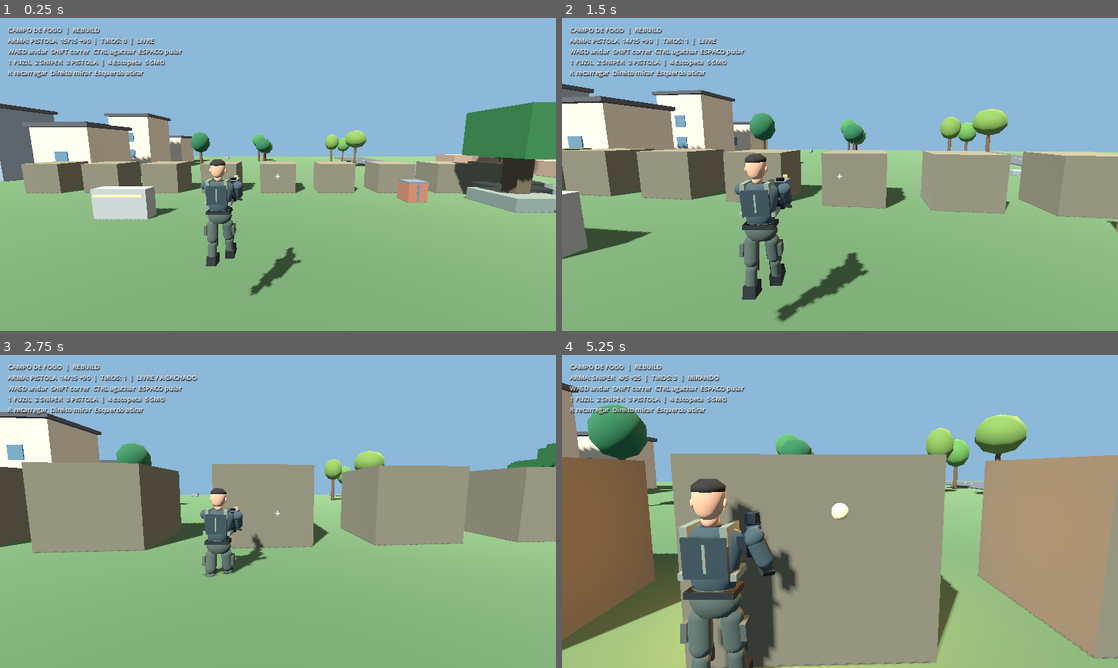
Above: before the commit, frames 1-4 (two rows, left to right).
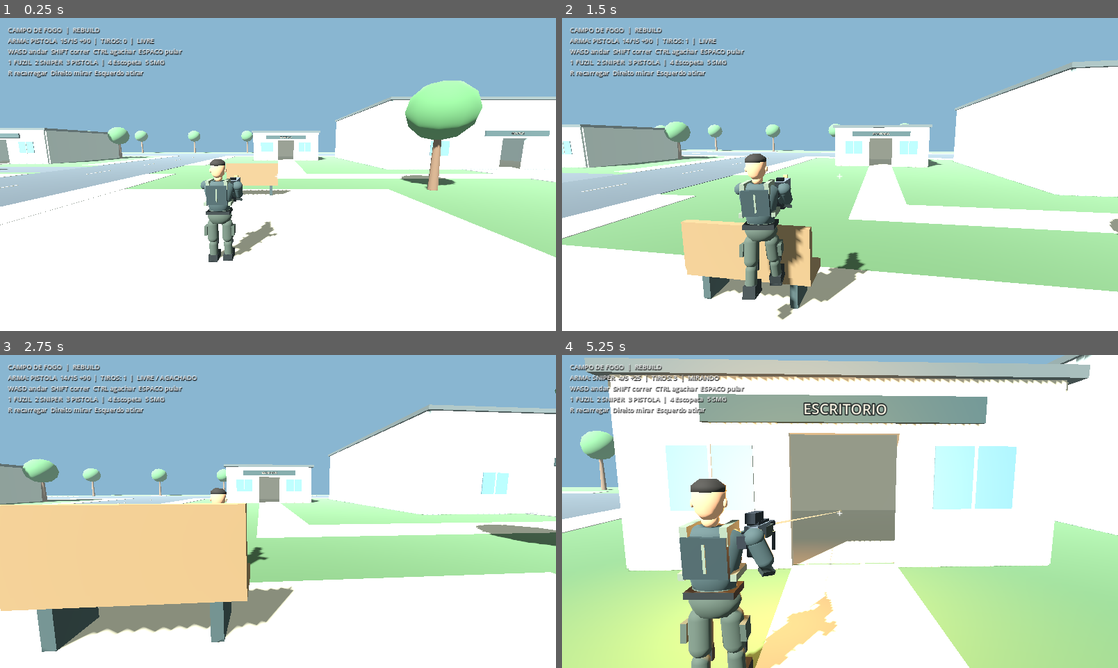
Above: after the commit, the same moments.

Repository: jaime66fla-crypto/gameteste
Game: Godot game, scene res://scenes/main.tscn
The game is run twice, just before and just after one commit, with the same random seed, the same clock (stepped at 60 frames per second) and the same inputs.
Inputs (mouse positions are in pixels of both pictures, inside the frame that each line leads up to):
- Up to frame 1 (0.25 s): no input
- Up to frame 2 (1.5 s): tap Enter at 0.5 s; move the mouse to (867, 174) at 0.52 s; hold Right mouse button (aim) 0.53-1.28 s; hold W (move_forward) from 0.53 s (still down); click (867, 174) at 0.67 s; tap Space (jump) at 0.77, 1.07 s; move the mouse to (812, 174) at 1.27 s; right-click (812, 174) at 1.35 s
- Up to frame 3 (2.75 s): keep holding W (move_forward); tap Space (jump) at 1.52, 1.82 s; move the mouse to (289, 505) at 2.02 s; hold Ctrl (crouch) from 2.03 s (still down); right-click (289, 505) at 2.3 s
- Up to frame 4 (5.25 s): keep holding W (move_forward); move the mouse to (834, 517) at 2.77 s; release Ctrl (crouch) at 2.78 s; click (834, 517) at 2.85 s; tap Space (jump) at 3.02, 3.32, 3.77, 4.07, 4.52, 4.82 s; right-click (834, 517) at 3.05 s; move the mouse to (878, 514) at 3.52 s; hold Shift (sprint) 3.53-4.28 s; right-click (878, 514) at 3.8 s; move the mouse to (795, 508) at 4.27 s; tap 1 at 4.35 s; right-click (795, 508) at 4.55 s; move the mouse to (845, 511) at 5.02 s; hold Right mouse button (aim) from 5.03 s (still down); tap 2 at 5.1 s; click (845, 511) at 5.17 s

The runs differ from the first frame. In frame 1, 68% of the frame differs, in the area x 0-100%, y 20-100%; in frame 2, 71%; in frame 3, 73%; in frame 4, 89%, in the area x 0-100%, y 0-100%.

Commit message:
feat(godot): replace overlapping test blocks with coherent neighborhood map

Diff:
--- a/godot/scripts/main.gd
+++ b/godot/scripts/main.gd
@@ -21,7 +21,7 @@
     player = CharacterBody3D.new()
     player.name = "Jaime"
     player.set_script(PlayerScript)
-    player.position = Vector3(0, 2, -6) # Clear spawn away from central cover
+    player.position = Vector3(12, 0.1, -10) # Clear pedestrian plaza beside the avenues
     add_child(player)
     _build_ui()
 
@@ -51,6 +51,7 @@
 
 func _build_world() -> void:
     var world_environment := WorldEnvironment.new()
+    world_environment.name = "WorldEnvironment"
     var env := Environment.new()
     env.background_mode = Environment.BG_COLOR
     env.background_color = Color(0.55, 0.72, 0.85)
@@ -65,16 +66,6 @@
     sun.shadow_enabled = true
     add_child(sun)
     _block(Vector3(0,-0.5,0), Vector3(120,1,120), Color(0.28,0.39,0.26), true)
-    for i in range(24):
-        var x := float((i * 37) % 98 - 49)
-        var z := float((i * 61) % 98 - 49)
-        if absf(x) < 9 and absf(z) < 9:
-            continue
-        _block(Vector3(x, 0.35, z), Vector3(2.8, 0.7, 2.8), Color(0.38,0.42,0.38), true)
-        _block(Vector3(x, 2.0, z), Vector3(0.75, 2.9, 0.75), Color(0.33,0.29,0.22), false)
-        _block(Vector3(x, 3.9, z), Vector3(3.4, 2.5, 3.4), Color(0.16,0.35,0.19), false)
-    for i in range(9):
-        _block(Vector3(-15 + i * 4, 1, -18), Vector3(2.4, 2, 2.4), Color(0.39,0.37,0.30), true)
 
 func _block(pos: Vector3, size: Vector3, color: Color, solid: bool) -> void:
     var root := StaticBody3D.new() if solid else Node3D.new()
--- a/godot/scripts/world_polish.gd
+++ b/godot/scripts/world_polish.gd
@@ -1,29 +1,48 @@
 extends Node3D
-## Campo de Fogo - visual polish module for the Godot 4 prototype.
-## Deterministic decoration, no external assets, no changes to combat or player physics.
-const SEED_VALUE := 20261114
-var rng := RandomNumberGenerator.new()
+## One authored 120 m neighborhood. Roads, plots and entrances share one layout.
 var mat_cache: Dictionary = {}
 
 func _ready() -> void:
-    rng.seed = SEED_VALUE
     _tune_environment()
-    _roads()
-    _landmarks()
-    _vegetation()
-    _rocks()
-    _cover_details()
+    _streets()
+    _residential()
+    _commercial()
+    _industrial()
+    _parks()
+    _perimeter()
+
+func _mat(hex_color: String) -> StandardMaterial3D:
+    if not mat_cache.has(hex_color):
+        var material := StandardMaterial3D.new()
+        material.albedo_color = Color(hex_color)
+        material.roughness = 0.92
+        mat_cache[hex_color] = material
+    return mat_cache[hex_color]
+
+func _box(pos: Vector3, size: Vector3, color: String, solid: bool = false, parent: Node3D = null) -> Node3D:
+    var body: Node3D = StaticBody3D.new() if solid else Node3D.new()
+    body.position = pos
+    (self if parent == null else parent).add_child(body)
+    var instance := MeshInstance3D.new()
+    var mesh := BoxMesh.new()
+    mesh.size = size
+    instance.mesh = mesh
+    instance.material_override = _mat(color)
+    body.add_child(instance)
+    if solid:
+        var collider := CollisionShape3D.new()
+        var shape := BoxShape3D.new()
+        shape.size = size
+        collider.shape = shape
+        body.add_child(collider)
+    return body
+
+func _surface(center: Vector2, size: Vector2, color: String, top: float = 0.025) -> void:
+    _box(Vector3(center.x, top - 0.01, center.y), Vector3(size.x, 0.02, size.y), color)
 
 func _tune_environment() -> void:
-    var existing := get_parent().get_node_or_null("WorldEnvironment")
-    if existing == null:
-        existing = WorldEnvironment.new()
-        existing.name = "WorldEnvironment"
-        get_parent().add_child(existing)
-    var env: Environment = existing.environment
-    if env == null:
-        env = Environment.new()
-        existing.environment = env
+    var existing := get_parent().get_node("WorldEnvironment") as WorldEnvironment
+    var env := existing.environment
     env.background_mode = Environment.BG_COLOR
     env.background_color = Color("#89b6d1")
     env.ambient_light_source = Environment.AMBIENT_SOURCE_COLOR
@@ -32,147 +51,172 @@
     env.tonemap_mode = Environment.TONE_MAPPER_FILMIC
     env.fog_enabled = true
     env.fog_light_color = Color("#a7bdc1")
-    env.fog_density = 0.008
-    var sun := DirectionalLight3D.new()
-    sun.name = "WarmFillLight"
-    sun.rotation_degrees = Vector3(-32, 132, 0)
-    sun.light_color = Color("#ffe1a9")
-    sun.light_energy = 0.35
-    sun.shadow_enabled = false
-    add_child(sun)
-
-func _mat(hex_color: String, roughness: float = 0.9) -> StandardMaterial3D:
-    if mat_cache.has(hex_color):
-        return mat_cache[hex_color]
-    var mat := StandardMaterial3D.new()
-    mat.albedo_color = Color(hex_color)
-    mat.roughness = roughness
-    mat_cache[hex_color] = mat
-    return mat
-
-func _box(pos: Vector3, size: Vector3, material: Material, solid: bool = false) -> Node3D:
-    var root: Node3D = StaticBody3D.new() if solid else Node3D.new()
-    root.position = pos
-    add_child(root)
+    env.fog_density = 0.004
+
+func _streets() -> void:
+    # Ring and central cross use adjacent tiles, never coplanar overlapping slabs.
+    for x in [-48, 0, 48]:
+        for z in [-48, 0, 48]:
+            _surface(Vector2(x, z), Vector2(8, 8), "#414950")
+    for middle in [-24, 24]:
+        for lane in [-48, 0, 48]:
+            _surface(Vector2(lane, middle), Vector2(8, 40), "#414950")
+            _surface(Vector2(middle, lane), Vector2(40, 8), "#414950")
+    # Frontage streets serve the houses and storefronts on the west side.
+    for z in [-24, 28]:
+        _surface(Vector2(-24, z), Vector2(40, 4), "#495057")
+    for lane in [-48, 0, 48]:
+        for side in [-1, 1]:
+            for middle in [-24, 24]:
+                # Sidewalk strips stop at crossings and local-street mouths.
+                for interval in [[-44.0, -27.0], [-21.0, -4.0], [4.0, 25.0], [31.0, 44.0]]:
+                    if middle == -24 and float(interval[0]) > 0 or middle == 24 and float(interval[0]) < 0:
+                        continue
+                    var start: float = interval[0]
+                    var finish: float = interval[1]
+                    _surface(Vector2(lane + side * 5.0, (start + finish) * 0.5), Vector2(2, finish - start), "#a9aaa1", 0.04)
+                _surface(Vector2(middle, lane + side * 5.0), Vector2(40, 2), "#a9aaa1", 0.04)
+        for along in range(-40, 41, 6):
+            if abs(along) < 7:
+                continue
+            _surface(Vector2(lane, along), Vector2(0.12, 2.2), "#dbcb96", 0.032)
+            _surface(Vector2(along, lane), Vector2(2.2, 0.12), "#dbcb96", 0.032)
+    for offset in range(-3, 4):
+        for side in [-1.0, 1.0]:
+            _surface(Vector2(offset, side * 7), Vector2(0.55, 2), "#dfdfd4", 0.034)
+            _surface(Vector2(side * 7, offset), Vector2(2, 0.55), "#dfdfd4", 0.034)
+
+func _building(title: String, center: Vector2, size: Vector2, height: float, color: String) -> Node3D:
+    var building := Node3D.new()
+    building.name = title.replace(" ", "_")
+    building.position = Vector3(center.x, 0, center.y)
+    add_child(building)
+    building.add_to_group("map_building")
+    building.set_meta("entrance", Vector3(center.x, 0, center.y + size.y * 0.5))
+    var width := size.x
+    var depth := size.y
+    _box(Vector3(0, height * 0.5, -depth * 0.5), Vector3(width, height, 0.25), color, true, building)
+    for side in [-1.0, 1.0]:
+        _box(Vector3(side * width * 0.5, height * 0.5, 0), Vector3(0.25, height, depth), color, true, building)
+        _box(Vector3(side * (width + 2) * 0.25, height * 0.5, depth * 0.5), Vector3((width - 2) * 0.5, height, 0.25), color, true, building)
+        _box(Vector3(side * width * 0.30, 1.7, depth * 0.5 + 0.14), Vector3(1.5, 1.15, 0.035), "#587985", false, building)
+        _box(Vector3(side * width * 0.30, 1.7, depth * 0.5 + 0.17), Vector3(0.055, 1.2, 0.025), "#d4d0bd", false, building)
+    _box(Vector3(0, (height + 2.5) * 0.5, depth * 0.5), Vector3(2, height - 2.5, 0.25), color, true, building)
+    _box(Vector3(0, height + 0.06, 0), Vector3(width + 0.55, 0.22, depth + 0.55), "#535b5b", true, building)
+    _box(Vector3(0, 0.005, 0), Vector3(width - 0.3, 0.02, depth - 0.3), "#a49e8c", false, building)
+    # Sign is fixed to the lintel, with the doorway open underneath.
+    _box(Vector3(0, 2.9, depth * 0.5 + 0.18), Vector3(minf(width - 1, 5), 0.45, 0.12), "#344747", false, building)
+    var label := Label3D.new()
+    label.text = title
+    label.font_size = 42
+    label.pixel_size = 0.006
+    label.position = Vector3(0, 2.9, depth * 0.5 + 0.25)
+    label.modulate = Color("#eee5c7")
+    building.add_child(label)
+    return building
+
+func _residential() -> void:
+    var colors := ["#c7b596", "#acb6af", "#cabd9f", "#a2acb4"]
+    var index := 0
+    for z in [-34, -16]:
+        for x in [-34, -16]:
+            _building("CASA %02d" % (index + 1), Vector2(x, z), Vector2(10, 10), 3.5, colors[index])
+            var front: float = z + 5.0
+            var end := -26.0 if z == -34 else -6.0
+            _surface(Vector2(x, (front + end) * 0.5), Vector2(2, end - front), "#bcb8a5", 0.035)
+            index += 1
+    for x in [-40, -10]:
+        _tree(Vector2(x, -38), 2.8)
+        _tree(Vector2(x, -12), 2.7)
+
+func _commercial() -> void:
+    _building("MERCADO", Vector2(-34, 16), Vector2(12, 10), 3.8, "#c5bba3")
+    _building("OFICINA", Vector2(-16, 16), Vector2(10, 10), 3.8, "#9ca9ab")
+    for x in [-34, -16]:
+        _surface(Vector2(x, 23.5), Vector2(4, 5), "#bcb8a5", 0.035)
+    _surface(Vector2(-25, 37), Vector2(30, 10), "#a99f88", 0.03)
+    for x in [-36, -14]:
+        _bench(Vector2(x, 38))
+        _tree(Vector2(x, 42), 2.9)
+    # Workshop stock is in its own interior, not scattered in public streets.
+    _box(Vector3(-19, 0.6, 14), Vector3(1.6, 1.2, 1.3), "#7c6c54", true)
+    _box(Vector3(-13, 0.9, 12), Vector3(1.6, 1.8, 1.1), "#58646a", true)
+
+func _industrial() -> void:
+    _building("GALPAO", Vector2(32, -32), Vector2(20, 16), 5.5, "#9ba8a5")
+    _building("ESCRITORIO", Vector2(14, -38), Vector2(8, 8), 3.5, "#bfb7a3")
+    _surface(Vector2(32, -14), Vector2(8, 20), "#6f7472")
+    _surface(Vector2(14, -27), Vector2(2, 14), "#bcb8a5", 0.035)
+    _surface(Vector2(22, -20), Vector2(18, 2), "#bcb8a5", 0.035)
+    _surface(Vector2(40, -12), Vector2(8, 12), "#6f7472")
+    for z in [-16, -12, -8]:
+        _surface(Vector2(40, z), Vector2(7, 0.10), "#ded8bd", 0.033)
+    for x in [27, 37]:
+        for z in [-36, -32]:
+            _box(Vector3(x, 0.75, z), Vector3(2.2, 1.5, 2), "#8b765b", true)
+    # Initial plaza has clear pedestrian access to the central avenues.
+    _surface(Vector2(12, -10), Vector2(12, 12), "#b4ae9c", 0.035)
+    _surface(Vector2(5, -10), Vector2(2, 2), "#b4ae9c", 0.035)
+    _bench(Vector2(12, -15))
+    _tree(Vector2(20, -16), 3.0)
+
+func _bench(center: Vector2) -> void:
+    _box(Vector3(center.x, 0.52, center.y), Vector3(2, 0.14, 0.6), "#7e684b", true)
+    _box(Vector3(center.x, 0.94, center.y + 0.26), Vector3(2, 0.75, 0.12), "#7e684b", true)
+    for side in [-1.0, 1.0]:
+        _box(Vector3(center.x + side * 0.72, 0.23, center.y), Vector3(0.12, 0.46, 0.5), "#3b4949")
+
+func _tree(center: Vector2, height: float) -> void:
+    var body := StaticBody3D.new()
+    body.position = Vector3(center.x, 0, center.y)
+    add_child(body)
     var mesh := MeshInstance3D.new()
-    var cube := BoxMesh.new()
-    cube.size = size
-    mesh.mesh = cube
-    mesh.material_override = material
-    root.add_child(mesh)
-    if solid:
-        var collider := CollisionShape3D.new()
-        var shape := BoxShape3D.new()
-        shape.size = size
-        collider.shape = shape
-        root.add_child(collider)
-    return root
-
-func _cylinder(pos: Vector3, radius: float, height: float, material: Material) -> void:
-    var mesh := MeshInstance3D.new()
-    var shape := CylinderMesh.new()
-    shape.top_radius = radius * 0.82
-    shape.bottom_radius = radius
+    var trunk := CylinderMesh.new()
+    trunk.top_radius = 0.12
+    trunk.bottom_radius = 0.20
+    trunk.height = height
+    trunk.radial_segments = 8
+    mesh.mesh = trunk
+    mesh.position.y = height * 0.5
+    mesh.material_override = _mat("#68503c")
+    body.add_child(mesh)
+    var collider := CollisionShape3D.new()
+    var shape := CylinderShape3D.new()
+    shape.radius = 0.2
     shape.height = height
-    shape.radial_segments = 7
-    mesh.mesh = shape
-    mesh.position = pos
-    mesh.material_override = material
-    add_child(mesh)
-
-func _roads() -> void:
-    var asphalt := _mat("#414950")
-    var line := _mat("#dfc58a")
-    # Slight elevation separation avoids z-fighting / stripe artifacts.
-    # Horizontal road ends flush with its crossing; vertical road is a single higher surface.
-    _box(Vector3(0, 0.04, 18), Vector3(110, 0.08, 7), asphalt)
-    _box(Vector3(18, 0.09, 0), Vector3(7, 0.08, 110), asphalt)
-    for i in range(-10, 11):
-        if absf(i * 5.0 - 18.0) > 5.0:
-            _box(Vector3(i * 5.0, 0.10, 18), Vector3(2.1, 0.018, 0.12), line)
-        if absf(i * 5.0 - 18.0) > 5.0:
-            _box(Vector3(18, 0.15, i * 5.0), Vector3(0.12, 0.018, 2.1), line)
-
-func _landmarks() -> void:
-    # A few recognizable zones, leaving the spawn and main crossing unobstructed.
-    var walls := ["#a4a091", "#9e8971", "#79848a", "#bdab92"]
-    for i in range(12):
-        var x := -42.0 + float(i % 4) * 8.0
-        var z := -42.0 + float(i / 4) * 9.0
-        var height := rng.randf_range(3.2, 7.0)
-        _box(Vector3(x, height / 2.0, z), Vector3(5.0, height, 5.2), _mat(walls[i % walls.size()]), true)
-        _box(Vector3(x, height + 0.2, z), Vector3(5.5, 0.3, 5.7), _mat("#4a4a49"))
-        for floor_index in range(1, 3):
-            if height > float(floor_index) * 2.1 + 0.6:
-                _box(Vector3(x, float(floor_index) * 2.1, z + 2.64), Vector3(1.1, 1.15, 0.07), _mat("#526d78"))
-    for i in range(10):
-        var x := 30.0 + float(i % 2) * 6.0
-        var z := -38.0 + float(i / 2) * 7.0
-        _box(Vector3(x, 0.8, z), Vector3(3, 1.6, 4), _mat("#8b745f"), true)
-
-func _vegetation() -> void:
-    var leaves := ["#285c3a", "#3e7140", "#527d3b", "#617c3a"]
-    for i in range(90):
-        var x := rng.randf_range(-53, 53)
-        var z := rng.randf_range(-53, 53)
-        # Prevent planting trees in the roads, the spawn zone and building zones.
-        if absf(z - 18) < 5 or absf(x - 18) < 5:
-            continue
-        if absf(x) < 10 and absf(z) < 10:
-            continue
-        if x < -15 and z < -13:
-            continue
-        if x > 26 and x < 41 and z < 2:
-            continue
-        var height := rng.randf_range(2.1, 3.7)
-        _cylinder(Vector3(x, height * 0.5, z), 0.19, height, _mat("#5f4935"))
-        var foliage := MeshInstance3D.new()
-        var crown := SphereMesh.new()
-        crown.radius = rng.randf_range(1.05, 1.65)
-        crown.height = 2.5
-        crown.radial_segments = 8
-        crown.rings = 4
-        foliage.mesh = crown
-        foliage.material_override = _mat(leaves[i % leaves.size()])
-        foliage.position = Vector3(x, height + 0.55, z)
-        add_child(foliage)
-
-func _rocks() -> void:
-    for i in range(35):
-        var x := rng.randf_range(-54, 54)
-        var z := rng.randf_range(-54, 54)
-        if absf(z - 18) < 5 or absf(x - 18) < 5 or (absf(x) < 9 and absf(z) < 9):
-            continue
-        var scale_factor := rng.randf_range(0.35, 1.15)
-        _box(Vector3(x, scale_factor * 0.25, z), Vector3(scale_factor, scale_factor * 0.5, scale_factor * 0.8), _mat("#777d76"))
-
-func _cover_details() -> void:
-    # Fixed landmarks. Cover is near roads but not across the road corridors.
-    var metal := _mat("#52616a")
-    var rust := _mat("#8a5b43")
-    var trim := _mat("#c3ad72")
-    var concrete := _mat("#898b83")
-    var positions := [
-        Vector3(-9, 0, 10), Vector3(-22, 0, 26),
-        Vector3(9, 0, 29), Vector3(28, 0, 8),
-        Vector3(29, 0, -9), Vector3(-6, 0, -12)
-    ]
-    for i in range(positions.size()):
-        var p: Vector3 = positions[i]
-        var body := _box(p + Vector3(0, 0.68, 0), Vector3(2.4, 1.36, 0.7), concrete, true)
-        body.name = "ConcreteCover_%02d" % i
-        # Yellow strip is deliberately offset from the wall face.
-        _box(p + Vector3(0, 1.08, 0.38), Vector3(2.15, 0.12, 0.045), trim)
-    var crates := [
-        Vector3(-13, 0, 28), Vector3(9, 0, -15),
-        Vector3(29, 0, 32), Vector3(43, 0, 5)
-    ]
-    for i in range(crates.size()):
-        var p: Vector3 = crates[i]
-        _box(p + Vector3(0, 0.56, 0), Vector3(1.1, 1.12, 1.1), rust, true)
-        _box(p + Vector3(0, 1.14, 0), Vector3(1.16, 0.08, 1.16), metal)
-        for side in [-1.0, 1.0]:
-            _box(p + Vector3(0, 0.56, side * 0.577), Vector3(0.12, 0.92, 0.035), metal)
-    # Landmark signs improve wayfinding without lights or transparent materials.
-    _box(Vector3(-35, 6.2, -12), Vector3(4.8, 0.65, 0.12), metal)
-    _box(Vector3(-35, 6.2, -11.91), Vector3(3.9, 0.10, 0.025), trim)
+    collider.shape = shape
+    collider.position.y = height * 0.5
+    body.add_child(collider)
+    var crown := MeshInstance3D.new()
+    var leaves := SphereMesh.new()
+    leaves.radius = 1.35
+    leaves.height = 2.5
+    leaves.radial_segments = 10
+    leaves.rings = 5
+    crown.mesh = leaves
+    crown.position.y = height + 0.45
+    crown.material_override = _mat("#487347")
+    body.add_child(crown)
+
+func _parks() -> void:
+    _surface(Vector2(24, 24), Vector2(36, 36), "#719168", 0.03)
+    _surface(Vector2(24, 24), Vector2(2.5, 36), "#b4ae9c", 0.04)
+    _surface(Vector2(14.375, 24), Vector2(16.75, 2.5), "#b4ae9c", 0.04)
+    _surface(Vector2(33.625, 24), Vector2(16.75, 2.5), "#b4ae9c", 0.04)
+    for x in [10, 18, 30, 38]:
+        for z in [10, 38]:
+            _tree(Vector2(x, z), 2.8 + x * 0.012)
+    for z in [16, 32]:
+        _bench(Vector2(18, z))
+        _bench(Vector2(30, z))
+    _surface(Vector2(24, 5), Vector2(2.5, 2), "#b4ae9c", 0.04)
+    _surface(Vector2(5, 24), Vector2(2, 2.5), "#b4ae9c", 0.04)
+
+func _perimeter() -> void:
+    # Planted border follows the ring road; no random blocks inside plots.
+    for coordinate in range(-54, 55, 12):
+        _tree(Vector2(coordinate, -56), 3.4)
+        _tree(Vector2(coordinate, 56), 3.4)
+        if abs(coordinate) < 50:
+            _tree(Vector2(-56, coordinate), 3.4)
+            _tree(Vector2(56, coordinate), 3.4)
--- /dev/null
+++ b/godot/tests/map_layout.gd
@@ -0,0 +1,72 @@
+extends SceneTree
+var failures: Array[String] = []
+
+func _initialize() -> void:
+    call_deferred("_run")
+
+func _run() -> void:
+    var scene = load("res://scenes/main.tscn").instantiate()
+    root.add_child(scene)
+    current_scene = scene
+    var player: CharacterBody3D = scene.get_node("Jaime")
+    player.set_physics_process(false)
+    await physics_frame
+    await process_frame
+    var shape := CapsuleShape3D.new()
+    shape.radius = 0.36
+    shape.height = 1.8
+    var query := PhysicsShapeQueryParameters3D.new()
+    query.shape = shape
+    query.exclude = [player.get_rid()]
+    var space := player.get_world_3d().direct_space_state
+    for avenue in [-48, 0, 48]:
+        for along in range(-48, 49, 4):
+            for point in [Vector3(avenue, 0.95, along), Vector3(along, 0.95, avenue)]:
+                query.transform = Transform3D(Basis.IDENTITY, point)
+                if not space.intersect_shape(query, 1).is_empty():
+                    failures.append("Main road obstructed at " + str(point))
+    query.transform = Transform3D(Basis.IDENTITY, Vector3(player.position.x, 0.95, player.position.z))
+    if not space.intersect_shape(query, 1).is_empty():
+        failures.append("Player spawn obstructed")
+    var buildings := get_nodes_in_group("map_building")
+    if buildings.size() < 8:
+        failures.append("Map needs identifiable buildings with entrances")
+    # Flood actual collision-free space rather than trusting layout metadata.
+    var open: Dictionary = {}
+    for x in range(-28, 29):
+        for z in range(-28, 29):
+            query.transform = Transform3D(Basis.IDENTITY, Vector3(x * 2, 0.95, z * 2))
+            if space.intersect_shape(query, 1).is_empty():
+                open[Vector2i(x, z)] = true
+    var origin := Vector2i(roundi(player.position.x / 2), roundi(player.position.z / 2))
+    var visited: Dictionary = {origin: true}
+    var queue: Array[Vector2i] = [origin]
+    var index := 0
+    while index < queue.size():
+        var point := queue[index]
+        index += 1
+        for direction in [Vector2i.LEFT, Vector2i.RIGHT, Vector2i.UP, Vector2i.DOWN]:
+            var neighbor: Vector2i = point + direction
+            if open.has(neighbor) and not visited.has(neighbor):
+                query.transform = Transform3D(Basis.IDENTITY, Vector3(point.x * 2, 0.95, point.y * 2))
+                query.motion = Vector3(direction.x * 2, 0, direction.y * 2)
+                var travel := space.cast_motion(query)
+                if travel[0] >= 0.999:
+                    visited[neighbor] = true
+                    queue.append(neighbor)
+    query.motion = Vector3.ZERO
+    for building in buildings:
+        var entrance: Vector3 = building.get_meta("entrance")
+        var entry_cell := Vector2i(roundi(entrance.x / 2), roundi(entrance.z / 2))
+        if not visited.has(entry_cell):
+            failures.append("Cannot reach entrance: " + String(building.name))
+        for distance in [-0.8, 0.0, 0.8]:
+            query.transform = Transform3D(Basis.IDENTITY, entrance + Vector3(0, 0.95, distance))
+            if not space.intersect_shape(query, 1).is_empty():
+                failures.append("Door blocks player capsule: " + String(building.name))
+    scene.queue_free()
+    await process_frame
+    for failure in failures.slice(0, 10):
+        printerr(failure)
+    print("MAP LAYOUT: ", "PASS" if failures.is_empty() else "FAIL", " (", failures.size(), " failures)")
+    quit(0 if failures.is_empty() else 1)
Not shown, added: godot/MAPA-ORGANIZADO.md
